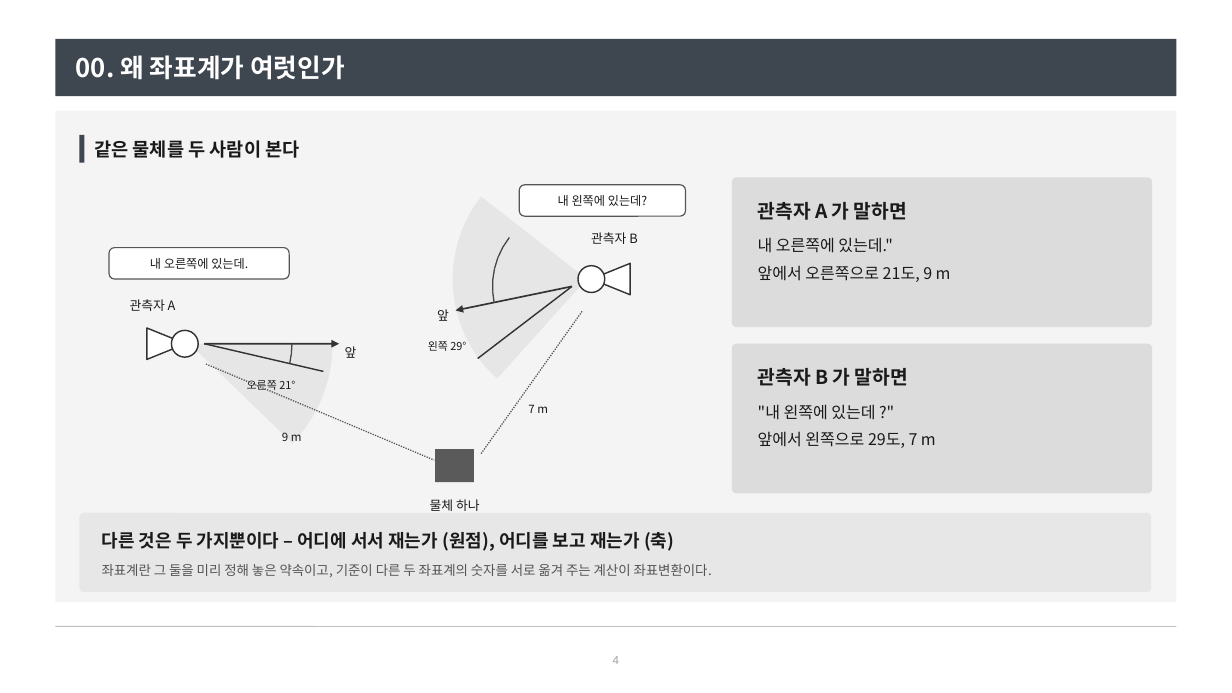
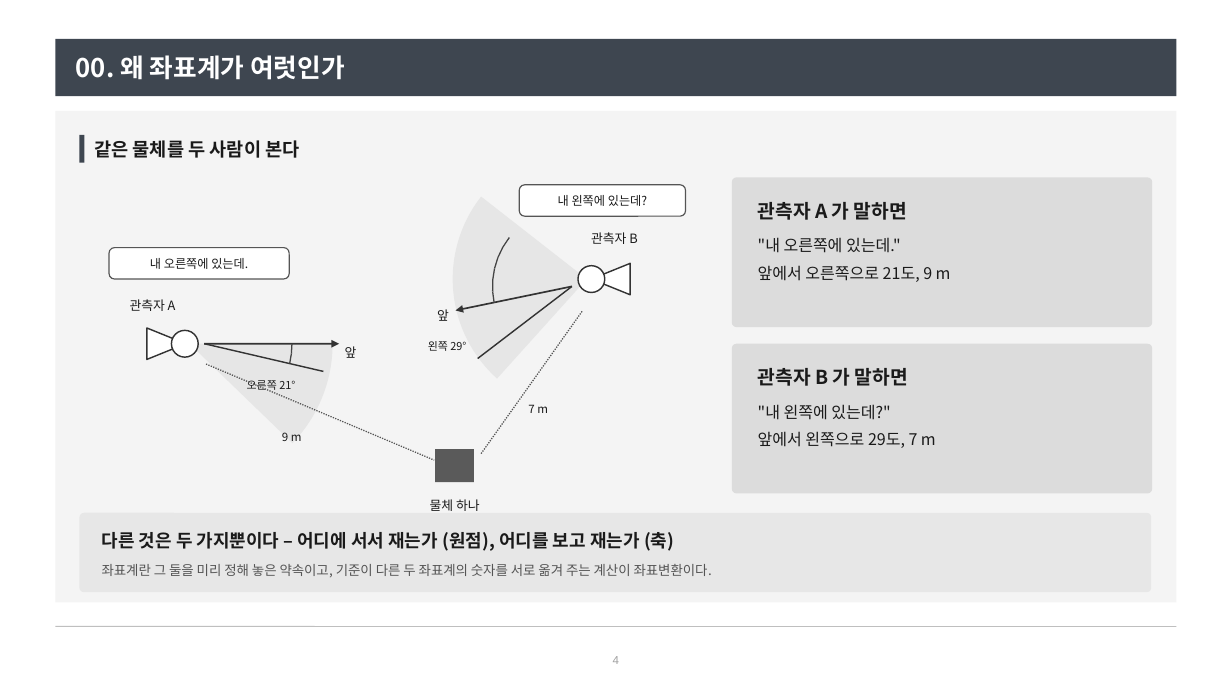
Before and after one commit to harley-hwan/radar-sw-study, a slide deck: slide 4 of Part2_CoordFrames/ref/산출물/좌표계와_좌표변환.pptx. Drawn at 1232x693 pixels with LibreOffice and Linux fonts; fonts in the diff are those of the drawing. Boxes give left, top, right and bottom in pixels: in the first picture for what was removed or moved away, otherwise in the second. Text is boxed around its words. In the diff, an @@ line names an element or a change of style, - is before the commit and + after.

```diff
--- a/Part2_CoordFrames/ref/산출물/좌표계와_좌표변환.pptx
+++ b/Part2_CoordFrames/ref/산출물/좌표계와_좌표변환.pptx
@@ text at box(758, 237, 901, 253): text changed @@
-내 오른쪽에 있는데."
+"내 오른쪽에 있는데."
@@ text at box(758, 404, 890, 420): spaces changed @@
-"내 왼쪽에 있는데 ?"
+"내 왼쪽에 있는데?"
```
Also in this commit, not shown: 15 other slides changed, 1 other file.
